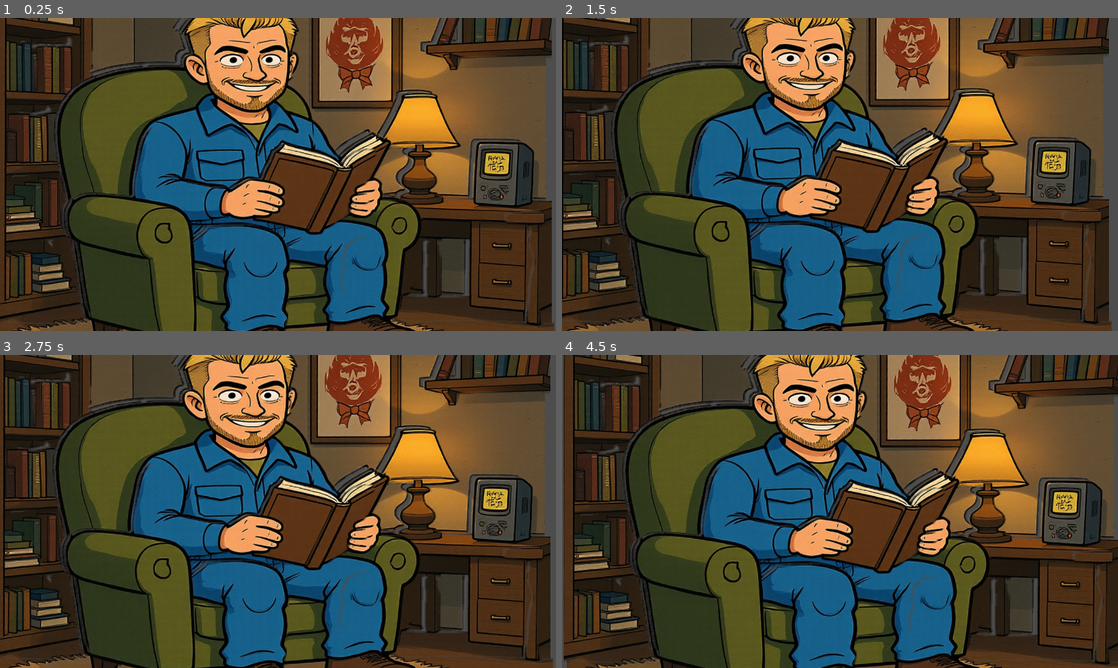
Above: before the commit, frames 1-4 (two rows, left to right).
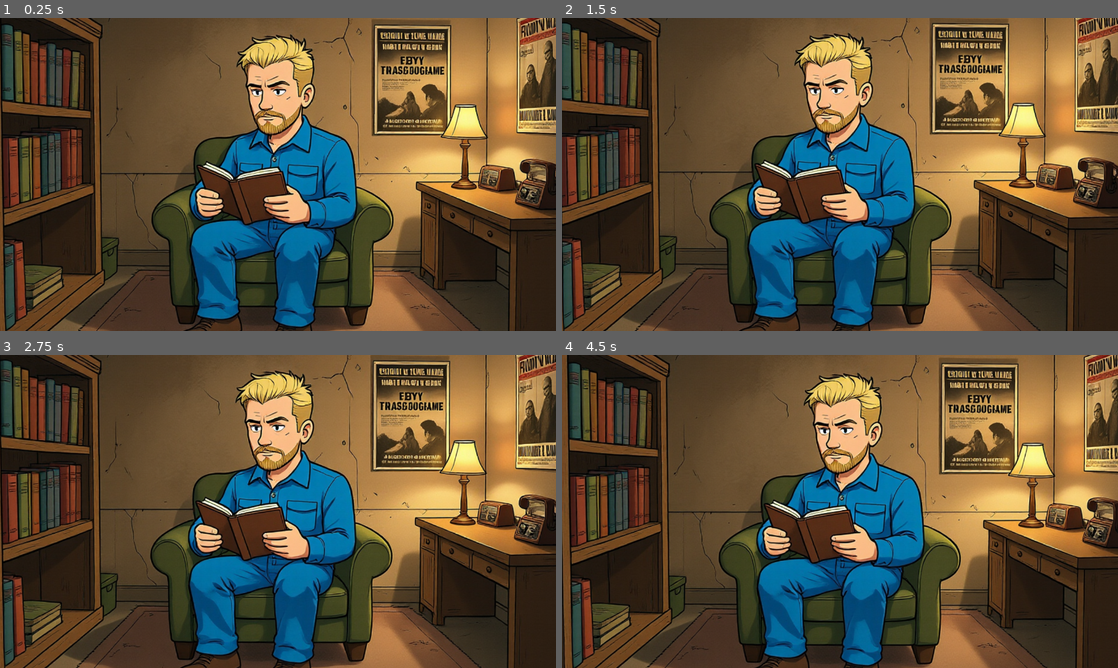
Above: after the commit, the same moments.

Repository: zoologov/bob
Game: Godot game, scene res://scenes/parallax_2d.tscn
Same seed, same stepped clock (60 frames per second), same inputs: the game is played once before the commit and once after it.
Inputs (mouse positions are in pixels of both pictures, inside the frame that each line leads up to):
- Up to frame 1 (0.25 s): no input
- Up to frame 2 (1.5 s): move the mouse to (962, 158) at 0.52 s; click (962, 158) at 0.67 s; drag from (728, 190) to (812, 237) at 1.27 s
- Up to frame 3 (2.75 s): move the mouse to (333, 442) at 2.02 s; click (333, 442) at 2.17 s
- Up to frame 4 (4.5 s): drag from (812, 574) to (673, 464) at 2.77 s; move the mouse to (1006, 558) at 3.52 s; click (1006, 558) at 3.67 s; drag from (673, 464) to (756, 433) at 4.27 s

The runs differ from the first frame. In frame 1, 80% of the frame differs, in the area x 0-100%, y 0-100%; in frame 2, 80%; in frame 3, 80%; in frame 4, 80%.

Commit message:
[BOB-VR] docs: pivot to 2D point-and-click, validate Kontext inset-method (D-019)
Session 2 key findings:
- Kontext inset-method validated: Bob-ref 192x256 in corner of scene → full
  1024x768 output with identity preserved. Better than side-by-side.
- rembg isnet-anime validated: clean sprite extraction <5 sec
- 2.5D parallax REJECTED: all depth-split approaches produce artifacts
  (tearing, ghosting, black holes, doubling) when Bob separated from background
- New architecture: 2D point-and-click adventure style (Monkey Island)
  AI generates ASSETS (bg + pose sprites), Godot ANIMATES (tween, crossfade,
  shader breathing/blinking)
- Target PoC: sit→stand→walk to shelf→browse→pick book→walk back→sit→read

Co-Authored-By: Claude Opus 4.6 <noreply@anthropic.com>

Diff:
--- a/godot/scripts/parallax_scene.gd
+++ b/godot/scripts/parallax_scene.gd
@@ -1,31 +1,19 @@
 extends Node2D
-## 2.5D Parallax Scene — loads depth-separated PNG layers and animates camera breathing.
+## 2.5D Scene — single unified image + camera breathing for atmosphere.
 ##
 ## Bead: bob-1ao
-## Layers are loaded from res://assets/parallax/ at runtime.
-## Camera breathing: sinusoidal ±2px shift creates parallax depth illusion.
+## Single Kontext-generated scene (Bob + environment as one image).
+## Camera breathing creates subtle "alive" motion.
+## Bob is NOT separated — the whole scene moves together.
 
 # --- Configuration ---
-
-## Layer files (ordered far → near) and their motion_scale values.
-## NOTE: Currently all layers use motion_scale=1.0 to verify alignment.
-## True parallax requires: background-only layers (depth split) + Bob as separate sprite.
-## Bob spans multiple depth bands, so splitting BY DEPTH tears him apart.
-## Proper fix: generate background WITHOUT Bob, depth-split that, overlay Bob separately.
-const LAYERS: Array[Dictionary] = [
-	{"file": "layer_0_far.png", "motion_scale": Vector2(0.97, 0.97)},
-	{"file": "layer_1_mid.png", "motion_scale": Vector2(0.99, 0.99)},
-	{"file": "layer_2_near.png", "motion_scale": Vector2(1.0, 1.0)},
-	{"file": "layer_3_foreground.png", "motion_scale": Vector2(1.01, 1.01)},
-]
-
+const SCENE_FILE := "bob_scene_full.png"
 const LAYER_DIR := "res://assets/parallax/"
 
 ## Camera breathing amplitude in pixels (±)
-## Larger values = more visible parallax between layers
-const BREATHING_AMPLITUDE := Vector2(12.0, 6.0)
+const BREATHING_AMPLITUDE := Vector2(10.0, 5.0)
 const BREATHING_PERIOD := 6.0
-const BREATHING2_AMPLITUDE := Vector2(4.0, 2.0)
+const BREATHING2_AMPLITUDE := Vector2(3.0, 1.5)
 const BREATHING2_PERIOD := 10.0
 
 # --- State ---
@@ -34,10 +22,9 @@
 
 
 func _ready() -> void:
-	# Camera FIRST — ParallaxBackground needs it to exist
 	_create_camera()
-	_create_parallax_layers()
-	print("Parallax scene ready: %d layers loaded" % LAYERS.size())
+	_create_scene()
+	print("Scene ready")
 
 
 func _process(delta: float) -> void:
@@ -45,53 +32,27 @@
 	_update_camera_breathing()
 
 
-func _create_parallax_layers() -> void:
-	var parallax_bg := ParallaxBackground.new()
-	parallax_bg.name = "ParallaxBG"
-	# Ensure parallax renders on same canvas layer as rest of scene
-	add_child(parallax_bg)
+func _create_scene() -> void:
+	var vp_size: Vector2 = get_viewport().get_visible_rect().size
 
-	# Debug: viewport info
-	var vp_size: Vector2 = get_viewport().get_visible_rect().size
-	print("  Viewport size: ", vp_size)
+	var texture := _load_texture(LAYER_DIR + SCENE_FILE)
+	if not texture:
+		push_error("Failed to load scene!")
+		return
 
-	for i in range(LAYERS.size()):
-		var layer_info: Dictionary = LAYERS[i]
-		var file_path: String = LAYER_DIR + layer_info["file"]
+	var sprite := Sprite2D.new()
+	sprite.name = "Scene"
+	sprite.texture = texture
+	sprite.centered = true
+	# Scale to fill viewport + margin for breathing movement
+	var tex_size := Vector2(texture.get_width(), texture.get_height())
+	var scale_factor: float = maxf(vp_size.x / tex_size.x, vp_size.y / tex_size.y) * 1.10
+	sprite.scale = Vector2(scale_factor, scale_factor)
+	add_child(sprite)
 
-		# Load texture at runtime
-		var texture := _load_texture(file_path)
-		if not texture:
-			push_warning("Failed to load layer: " + file_path)
-			continue
-
-		# Create ParallaxLayer
-		var p_layer := ParallaxLayer.new()
-		p_layer.name = "Layer_%d" % i
-		p_layer.motion_scale = layer_info["motion_scale"]
-		parallax_bg.add_child(p_layer)
-
-		# Create Sprite2D inside the layer
-		var sprite := Sprite2D.new()
-		sprite.name = "Sprite"
-		sprite.texture = texture
-		sprite.centered = true
-		# Scale sprite to fill viewport
-		var tex_size: Vector2 = Vector2(texture.get_width(), texture.get_height())
-		var scale_factor: float = maxf(
-			vp_size.x / tex_size.x,
-			vp_size.y / tex_size.y
-		)
-		sprite.scale = Vector2(scale_factor, scale_factor)
-
-		p_layer.add_child(sprite)
-
-		print("  Layer %d: %s (%dx%d, format=%d, motion_scale=%.1f, scale=%.2f)" % [
-			i, layer_info["file"],
-			texture.get_width(), texture.get_height(),
-			texture.get_image().get_format() if texture.get_image() else -1,
-			layer_info["motion_scale"].x, scale_factor
-		])
+	print("  Scene: %s (%dx%d, scale=%.2f)" % [
+		SCENE_FILE, texture.get_width(), texture.get_height(), scale_factor
+	])
 
 
 func _create_camera() -> void:
@@ -100,7 +61,6 @@
 	_camera.position = Vector2.ZERO
 	add_child(_camera)
 	_camera.make_current()
-	print("  Camera created at ", _camera.position)
 
 
 func _update_camera_breathing() -> void:
@@ -126,12 +86,6 @@
 	if err != OK:
 		push_error("Cannot load image: %s (error=%d)" % [global_path, err])
 		return null
-
-	# Debug: check if image has content
-	var has_alpha: bool = img.detect_alpha() != Image.ALPHA_NONE
-	print("    Loaded: %s (%dx%d, alpha=%s)" % [
-		path.get_file(), img.get_width(), img.get_height(), has_alpha
-	])
-
+	print("    Loaded: %s (%dx%d)" % [path.get_file(), img.get_width(), img.get_height()])
 	var tex := ImageTexture.create_from_image(img)
 	return tex
Binary file added: godot/assets/parallax/bob_scene_full.png
Binary file added: godot/assets/parallax/bob_sprite.png
Binary file changed: godot/assets/parallax/layer_0_far.png
Binary file changed: godot/assets/parallax/layer_1_mid.png
Binary file changed: godot/assets/parallax/layer_2_near.png
Binary file changed: godot/assets/parallax/layer_3_foreground.png
Not shown, changed: .beads/issues.jsonl
Not shown, changed: .claude/dev-docs/bob-vr/Bob-2.5D-PoC.md
Not shown, changed: .claude/dev-docs/bob-vr/DecisionLog.md
Not shown, added: .claude/dev-docs/bob-vr/bob-preview/bob_inset_sprite.png
Not shown, added: .claude/dev-docs/bob-vr/bob-preview/bob_inset_test.png
Not shown, added: .claude/dev-docs/bob-vr/bob-preview/bob_sidebyside_test.png
(and 1 more such lines)
